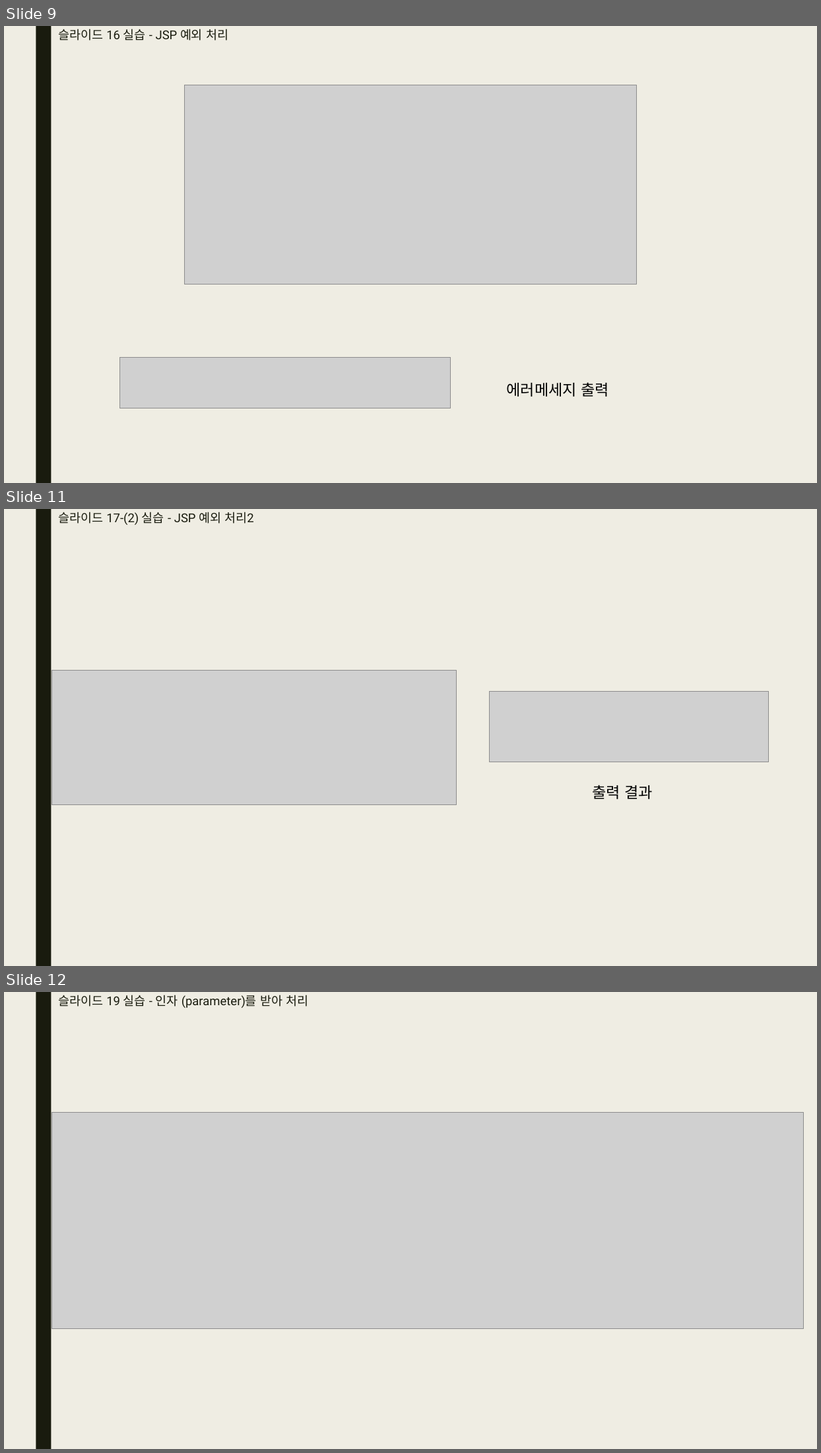
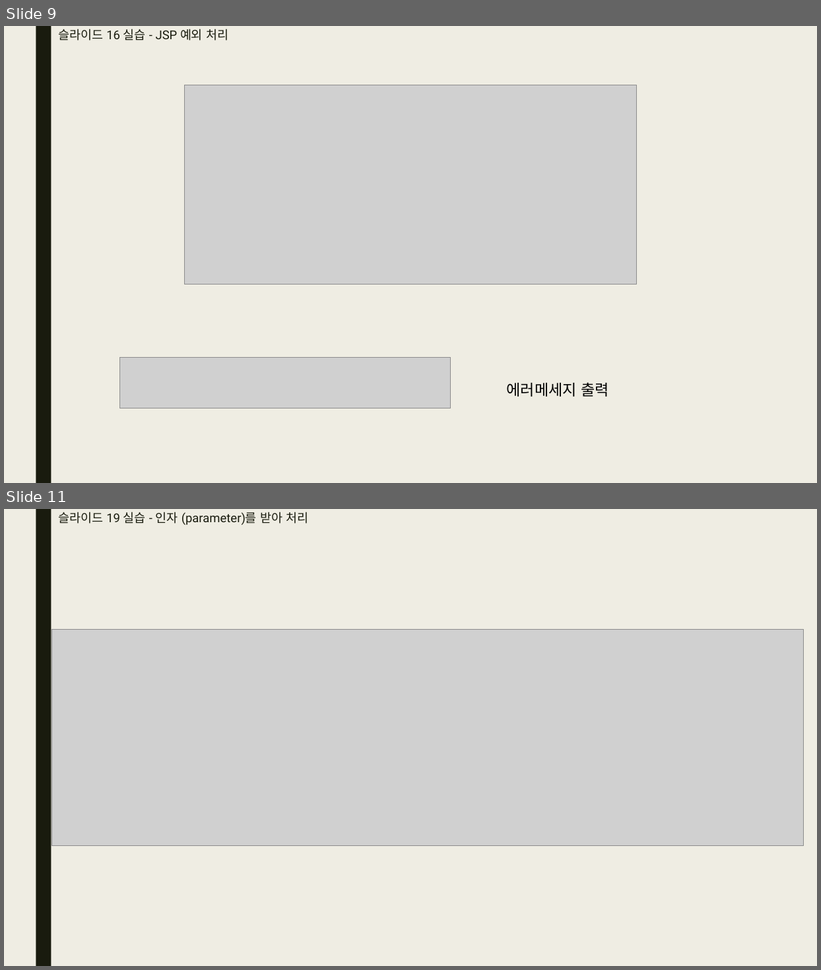
Before and after one commit to bino0130/politec-frontend, a slide deck: 기업업무 과제/기업업무 3강 과제(JSP) 남정현.pptx. Shown one above the other, each under a label of ours: slides 9, 11 and 12 before the commit, slides 9 and 11 after it; the slides between them are not shown. The pictures are 821x1453 and 821x970 pixels, drawn with LibreOffice and Linux fonts; fonts in the diff are those of the drawing; grey boxes stand for pictures. Boxes give left, top, right and bottom in pixels: in the first picture for what was removed or moved away, otherwise in the second. Text is boxed around its words. In the diff, an @@ line names an element or a change of style, - is before the commit and + after.

```diff
--- a/기업업무 과제/기업업무 3강 과제(JSP) 남정현.pptx
+++ b/기업업무 과제/기업업무 3강 과제(JSP) 남정현.pptx
@@ slide 11 removed at (4,509,817,966), background #EFEDE3; not listed: 1 template element that a slide beside it also shows @@
@@ title removed at (58,512,253,525) @@
-슬라이드 17-(2) 실습 - JSP 예외 처리2
@@ picture removed at (52,671,457,805) @@
@@ picture removed at (490,691,770,762) @@
@@ text removed at (592,785,653,799) @@
-출력 결과
@@ what was slide 12 is now slide 11 @@
```
Also in this commit, not shown: 8 slides changed, 16 other files.
